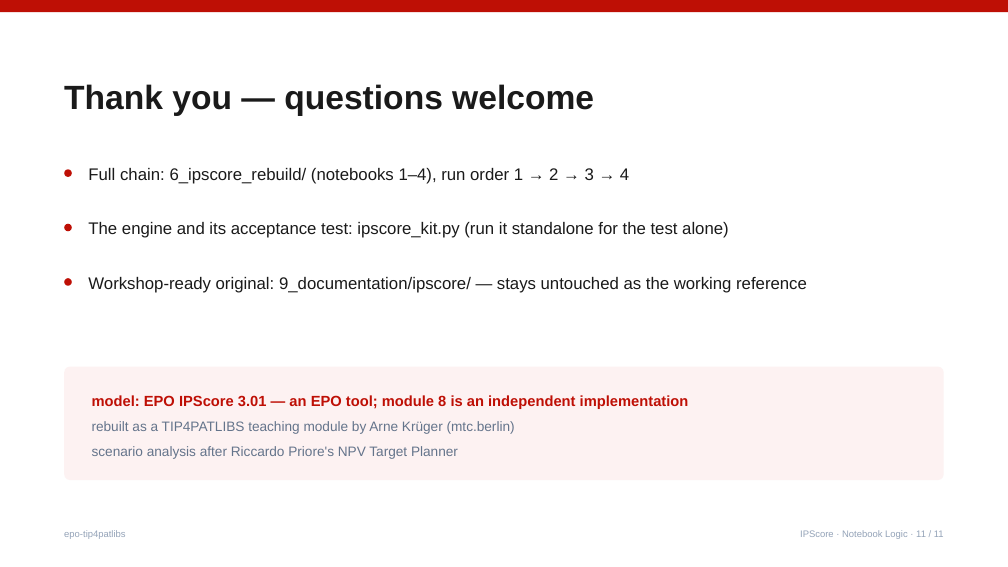
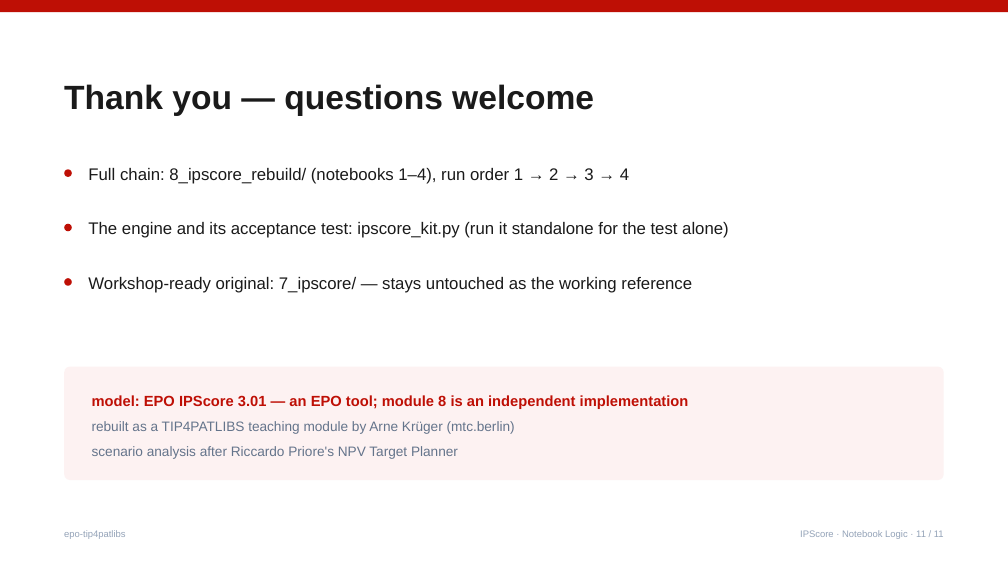
Before and after one commit to mtcberlin/epo-tip4patlibs, a slide deck: slide 11 of 9_documentation/course/TIP4PATLIBS_IPScore_NotebookLogic_Explained_con_note.pptx. Drawn at 1008x567 pixels with LibreOffice and Linux fonts; fonts in the diff are those of the drawing. Boxes give left, top, right and bottom in pixels: in the first picture for what was removed or moved away, otherwise in the second. Text is boxed around its words. In the diff, an @@ line names an element or a change of style, - is before the commit and + after.

```diff
--- a/9_documentation/course/TIP4PATLIBS_IPScore_NotebookLogic_Explained_con_note.pptx
+++ b/9_documentation/course/TIP4PATLIBS_IPScore_NotebookLogic_Explained_con_note.pptx
@@ text at (88, 168, 629, 184): text changed @@
-Full chain: 6_ipscore_rebuild/ (notebooks 1–4), run order 1 → 2 → 3 → 4
+Full chain: 8_ipscore_rebuild/ (notebooks 1–4), run order 1 → 2 → 3 → 4
@@ text at (88, 277, 692, 293): text changed @@
-Workshop-ready original: 9_documentation/ipscore/ — stays untouched as the working reference
+Workshop-ready original: 7_ipscore/ — stays untouched as the working reference
```
Also in this commit, not shown: 2 other files.
